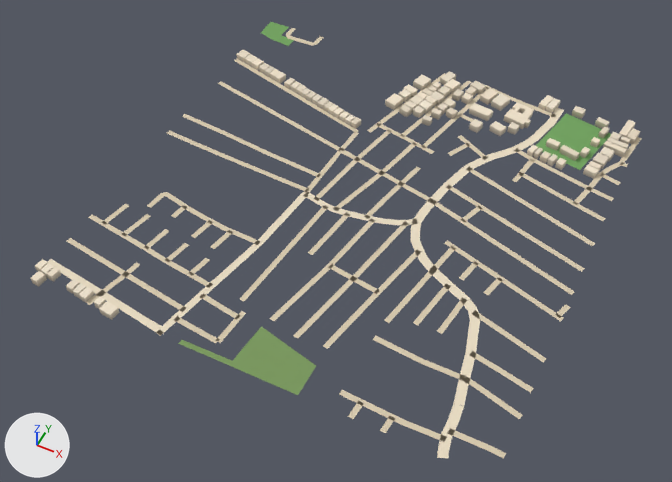
One commit to the glTF model public/assets/bengaluru-region-v1/tiles/t-6_-22-l1.glb: the scene before it, then after it.
The view is the same before and after, from a 50 mm lens placed at (-2451.0, -11402.0, 737.0), pointed at (-2757.0, -10791.0, -28.0). The axes (+X, +Y, +Z) are drawn at lower left. The lights are the same throughout. The older version comes first.

In view in the first picture: 'building', 'ground'.
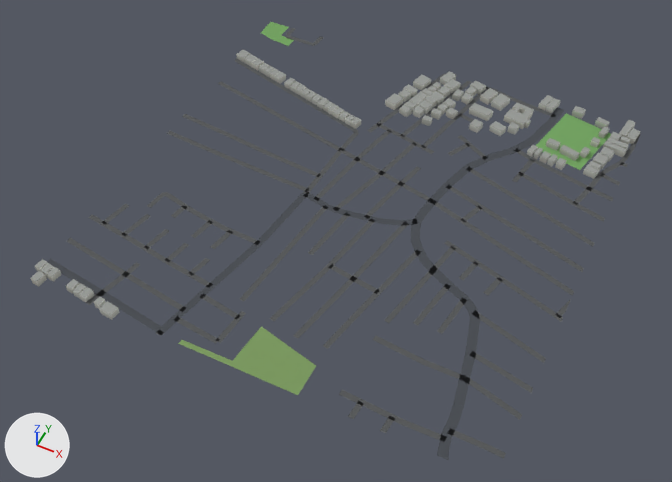
Scene script edits in JSON lines:
```json
{"block": "me_building", "where": "# used by ob_building; location = (-3000.0, -11000.0, 0.0)"}
{"op": "remove", "block": "me_building", "code": "me_building.from_pydata(...)  # 720 vertices, 908 faces; spans x -3.0..499.0, y -5.0..510.0, z 0.0..8.0"}
{"op": "add", "block": "me_building", "code": "me_building.from_pydata(...)  # 720 vertices, 1096 faces; spans x -3.0..499.0, y -5.0..510.0, z 0.0..8.0"}
{"block": "me_building", "change": "me_building part 1: 908 kept faces spanning x -3.0..499.0, y -5.0..510.0, z 0.0..8.0 get new vertex colours"}
{"block": "me_building", "change": "edits to the shape of me_building do not show in these pictures"}
{"block": "me_ground", "where": "# used by ob_ground; location = (-3000.0, -11000.0, 0.0)"}
{"op": "remove", "block": "me_ground", "code": "me_ground.from_pydata(...)  # 810 vertices, 646 faces; spans x -1.0..503.0, y -2.0..503.0, z 1.0"}
{"op": "add", "block": "me_ground", "code": "me_ground.from_pydata(...)  # 820 vertices, 654 faces; spans x 0.0..500.0, y 0.0..500.0, z 1.0"}
{"block": "me_ground", "change": "me_ground part 2"}
{"block": "me_ground", "change": "34 vertices are removed from x -1.0..503.0, y -1.0..491.0, z 1.0"}
{"block": "me_ground", "change": "58 faces are deleted"}
{"block": "me_ground", "change": "4 vertices in x 399.0..499.0, y 67.0..265.0, z 1.0 move by (1.0, -1.0, 0.0)"}
{"block": "me_ground", "change": "3 vertices in x 37.0..431.0, y 18.0..248.0, z 1.0 move by (2.0, 0.0, 0.0)"}
{"block": "me_ground", "change": "3 vertices in x 501.0, y 72.0..266.0, z 1.0 move by (-1.0, 1.0, 0.0)"}
{"block": "me_ground", "change": "3 vertices in x 499.0, y 98.0..401.0, z 1.0 move by (1.0, 6.0, 0.0)"}
{"block": "me_ground", "change": "26 vertices move from x 49.0..503.0, y -2.0..345.0, z 1.0 to x 49.0..500.0, y 0.0..344.0, z 1.0"}
{"block": "me_ground", "change": "44 vertices are added at x 0.0..500.0, y 0.0..500.0, z 1.0"}
{"block": "me_ground", "change": "66 new faces join them"}
{"block": "me_ground", "change": "me_ground part 3"}
{"block": "me_ground", "change": "13 vertices are removed from x -1.0..287.0, y 396.0..501.0, z 1.0"}
{"block": "me_ground", "change": "17 faces are deleted"}
{"block": "me_ground", "change": "4 vertices in x 223.0..270.0, y 407.0..435.0, z 1.0 move by (1.0, 3.0, 0.0)"}
{"block": "me_ground", "change": "21 vertices move from x 37.0..310.0, y 311.0..503.0, z 1.0 to x 36.0..316.0, y 311.0..500.0, z 1.0"}
{"block": "me_ground", "change": "13 vertices are added at x 0.0..288.0, y 401.0..500.0, z 1.0"}
{"block": "me_ground", "change": "17 new faces join them"}
{"block": "me_ground", "change": "me_ground part 4: 527 kept faces spanning x 5.0..500.0, y 0.0..500.0, z 1.0 get new vertex colours; the middle colour goes from beige #d7c9ae to dark grey #535556"}
{"block": "me_ground", "change": "other edits to the shape of me_ground do not show in these pictures"}
```

Pixel boxes (x1, y1, x2, y2) of what changed, in the pictures (672 x 482 px; the box of a moved part takes in the faces that stretch with it):
```json
{"object": "ground", "change": "reshaped", "before": [48, 22, 642, 458], "after": [48, 22, 641, 460]}
{"part": 1, "of": "me_building", "change": "recoloured", "before": [31, 50, 640, 319], "after": [31, 50, 640, 319]}
{"part": 2, "of": "me_ground", "change": "moved or reshaped", "before": [48, 114, 642, 458], "after": [48, 114, 641, 460]}
{"part": 3, "of": "me_ground", "change": "moved or reshaped", "before": [234, 34, 513, 160], "after": [234, 34, 513, 161]}
{"part": 4, "of": "me_ground", "change": "recoloured", "before": [74, 28, 628, 458], "after": [74, 28, 628, 458]}
```
